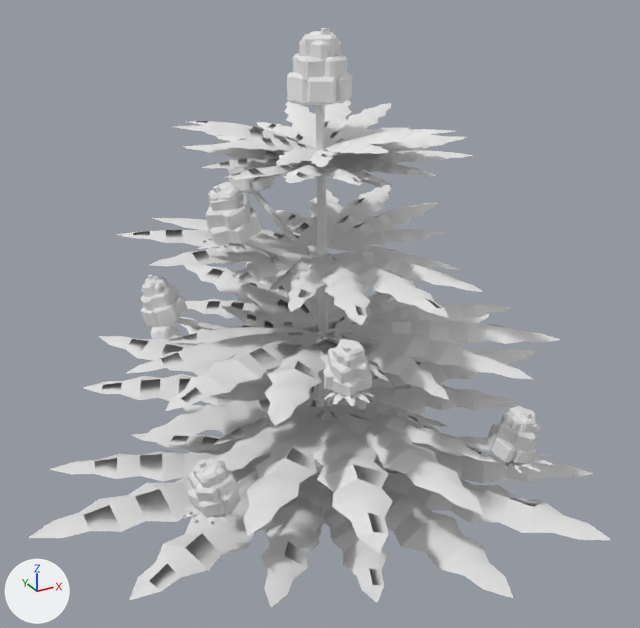
The OBJ model src/main/resources/assets/stonedew/models/block/plants/plant_2_2_1.obj: old version first, new version second.
Camera for both pictures: a camera (50 mm lens) standing at (-0.179, -1.709, 1.01) and looking at (0.477, -0.517, 0.414). Lighting does not change. The marker at lower left points along +X, +Y and +Z. The older version comes first. Where no turn or scale is listed for an object, it has been applied to the vertices.

Names of what the first picture shows: 'model'.
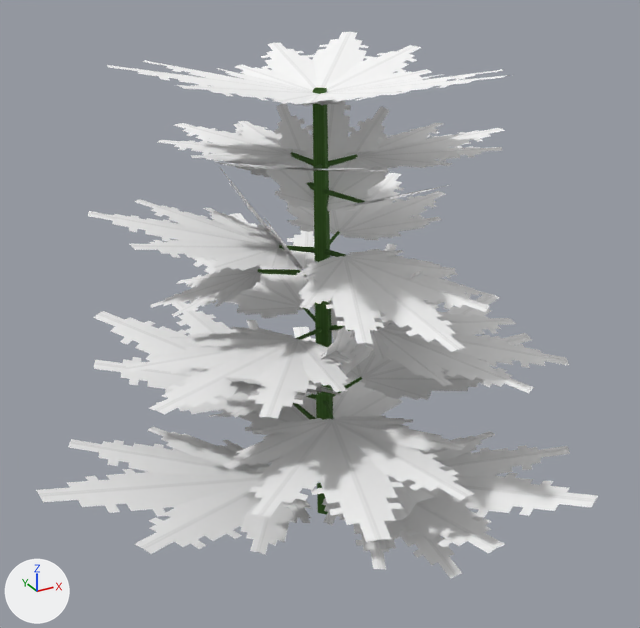
Pixel boxes [x1, y1, x2, y2] of what changed, in the pictures (640 x 628 px; the box of a moved part takes in the faces that stretch with it):
'model', surface changed, reshaped: before [29, 28, 611, 607]; after [36, 32, 598, 579]
part 1 of me_model, moved or reshaped (not visible before): after [306, 182, 314, 190]
part 2 of me_model, rebuilt (11% wider, 13% shorter): before [330, 136, 473, 188]; after [346, 123, 505, 168]
part 3 of me_model, rebuilt (12% narrower, 27% shorter): before [316, 436, 611, 603]; after [339, 431, 598, 553]
part 4 of me_model, rebuilt (mostly hidden before): before [183, 394, 427, 462]; after [238, 327, 403, 435]
part 5 of me_model, rebuilt: before [84, 317, 320, 440]; after [93, 301, 264, 418]
part 6 of me_model, rebuilt (14% narrower, 8% shorter): before [127, 325, 389, 426]; after [126, 326, 351, 419]
part 7 of me_model, rebuilt (10% narrower, 10% shorter): before [334, 296, 561, 400]; after [364, 300, 569, 393]
part 8 of me_model, rebuilt: before [276, 185, 447, 254]; after [284, 173, 446, 240]
part 9 of me_model, rebuilt: before [183, 132, 312, 183]; after [157, 121, 307, 163]
part 10 of me_model, rebuilt: before [224, 165, 393, 186]; after [219, 162, 394, 173]
part 11 of me_model, rebuilt (12% narrower, 26% shorter): before [29, 433, 344, 607]; after [36, 427, 312, 555]
part 12 of me_model, rebuilt (11% narrower, 14% shorter): before [213, 405, 495, 553]; after [222, 415, 474, 542]
part 13 of me_model, rebuilt: before [117, 218, 312, 289]; after [88, 199, 288, 271]
part 14 of me_model, rebuilt (10% narrower, 37% taller): before [269, 250, 483, 325]; after [297, 249, 490, 352]
part 15 of me_model, deleted: before [140, 28, 554, 529]
part 16 of me_model, reshaped: before [150, 100, 537, 425]; after [107, 32, 532, 579]

Patch to the scene script:
```diff
--- a/src/main/resources/assets/stonedew/models/block/plants/plant_2_2_1.obj.py
+++ b/src/main/resources/assets/stonedew/models/block/plants/plant_2_2_1.obj.py
@@ mat_stem @@
 mat_stem = principled_material('stem')
-mat_stem.base_color = (0.8, 0.8, 0.8)  # white #e7e7e7
+mat_stem.texture = img_plant_stem
 mat_stem.roughness = 1.0
@@ me_model @@
-me_model.from_pydata(...)  # 10039 vertices, 7612 faces; spans x -0.035..0.947, y -0.972..-0.023, z 0.0..0.873
+me_model.from_pydata(...)  # 11094 vertices, 4446 faces; spans x -0.013..0.956, y -0.942..-0.039, z -0.001..0.836
+# me_model part 1: the loose piece of 8 vertices spanning x 0.465..0.482, y -0.535..-0.518, z 0.629..0.768 is multiplied about its middle by the matrix ((0.359, 0.678, -0.045), (-0.03, 0.067, 0.765), (0.679, -0.356, 0.058)), then moved by (-0.003, 0.054, -0.066)
+# me_model part 2: the loose piece of 267 vertices spanning x 0.489..0.727, y -0.671..-0.419, z 0.656..0.699 is rebuilt with 376 vertices and now spans x 0.52..0.79, y -0.679..-0.417, z 0.676..0.703
+# me_model part 3: the loose piece of 267 vertices spanning x 0.337..0.865, y -0.972..-0.464, z 0.078..0.164 is rebuilt with 376 vertices and now spans x 0.424..0.829, y -0.938..-0.535, z 0.106..0.212
+# me_model part 4: the loose piece of 267 vertices spanning x 0.318..0.845, y -0.526..-0.023, z 0.074..0.149 is rebuilt with 376 vertices and now spans x 0.395..0.806, y -0.46..-0.039, z 0.108..0.157
+# me_model part 5: the loose piece of 267 vertices spanning x 0.115..0.59, y -0.582..-0.113, z 0.223..0.302 is rebuilt with 376 vertices and now spans x 0.133..0.519, y -0.515..-0.133, z 0.248..0.342
+# me_model part 6: the loose piece of 267 vertices spanning x 0.134..0.507, y -0.787..-0.399, z 0.365..0.423 is rebuilt with 376 vertices and now spans x 0.12..0.458, y -0.788..-0.455, z 0.392..0.42
+# me_model part 7: the loose piece of 267 vertices spanning x 0.448..0.838, y -0.815..-0.413, z 0.361..0.407 is rebuilt with 376 vertices and now spans x 0.5..0.836, y -0.815..-0.471, z 0.34..0.396
+# me_model part 8: the loose piece of 267 vertices spanning x 0.442..0.761, y -0.591..-0.267, z 0.511..0.564 is rebuilt with 376 vertices and now spans x 0.483..0.78, y -0.55..-0.248, z 0.534..0.57
+# me_model part 9: the loose piece of 267 vertices spanning x 0.306..0.551, y -0.527..-0.294, z 0.656..0.697 is rebuilt with 376 vertices and now spans x 0.276..0.534, y -0.5..-0.235, z 0.676..0.695
+# me_model part 10: the loose piece of 267 vertices spanning x 0.28..0.523, y -0.74..-0.502, z 0.659..0.708 is rebuilt with 376 vertices and now spans x 0.249..0.498, y -0.772..-0.529, z 0.675..0.743
+# me_model part 11: the loose piece of 267 vertices spanning x -0.035..0.483, y -0.796..-0.24, z 0.077..0.169 is rebuilt with 376 vertices and now spans x -0.013..0.414, y -0.734..-0.3, z 0.105..0.227
+# me_model part 12: the loose piece of 267 vertices spanning x 0.19..0.651, y -0.938..-0.497, z 0.22..0.288 is rebuilt with 376 vertices and now spans x 0.217..0.593, y -0.942..-0.555, z 0.25..0.292
+# me_model part 13: the loose piece of 267 vertices spanning x 0.177..0.482, y -0.631..-0.309, z 0.513..0.574 is rebuilt with 376 vertices and now spans x 0.135..0.442, y -0.605..-0.302, z 0.533..0.608
+# me_model part 14: the loose piece of 267 vertices spanning x 0.333..0.647, y -0.834..-0.537, z 0.508..0.545 is rebuilt with 376 vertices and now spans x 0.347..0.632, y -0.86..-0.574, z 0.488..0.537
+# me_model part 15: 184 loose pieces with 4284 vertices, spanning x 0.149..0.728, y -0.856..-0.185, z 0.0..0.873, are deleted
+# me_model part 16: 2274 vertices removed from x 0.216..0.947, y -0.739..-0.133, z 0.22..0.746; 6196 vertices added at x 0.163..0.956, y -0.863..-0.12, z -0.001..0.836
 me_model.materials.append(mat_stem)
@@ me_model @@
 me_model.materials.append(mat_leaf_shade)
-me_model.materials.append(mat_bud_dark)  # white #e7e7e7
-me_model.materials.append(mat_bud)  # white #e7e7e7
-me_model.materials.append(mat_bud_light)  # white #e7e7e7
-me_model.materials.append(mat_hair)  # white #e7e7e7
```
